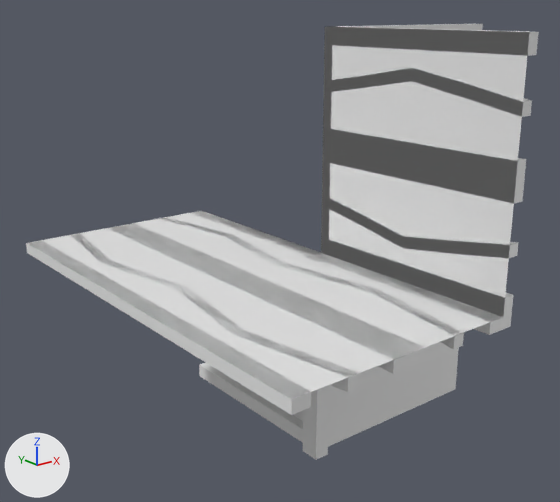
An edit to the OBJ model Data/bmc/tiles/t_078.obj, drawn before and after from the same camera.
Before and after are seen from a 50 mm lens placed at (-1.14, -1.273, 0.537), pointed at (-0.073, 0.06, 0.004). Arrows for +X, +Y and +Z are at lower left; the lights stay in place. Where no turn or scale is listed for an object, it has been applied to the vertices.

In view in the first picture: 't_078'.
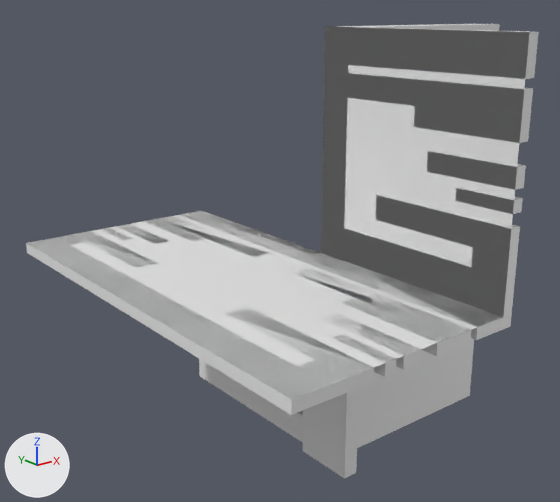
Where the change shows, as pixel boxes (x1, y1, x2, y2) in the pictures (560 x 502 px; the box of a moved part takes in the faces that stretch with it):
't_078', reshaped
    before: (26, 24, 539, 460)
    after: (26, 24, 539, 478)
part 1 of me_t_078, added
    after: (427, 151, 526, 190)
part 2 of me_t_078, added
    after: (456, 188, 523, 214)
part 3 of me_t_078, added
    after: (103, 228, 133, 240)
part 4 of me_t_078, added
    after: (333, 334, 396, 377)
part 5 of me_t_078, added
    after: (116, 224, 168, 244)
part 6 of me_t_078, added
    after: (323, 314, 421, 370)
part 7 of me_t_078, rebuilt (42% narrower, 34% shorter)
    before: (160, 217, 464, 349)
    after: (295, 269, 471, 356)
part 8 of me_t_078, rebuilt (10% narrower, 42% taller)
    before: (324, 68, 532, 117)
    after: (346, 73, 533, 143)
part 9 of me_t_078, added
    after: (144, 216, 269, 257)
part 10 of me_t_078, deleted
    before: (323, 128, 526, 203)
part 11 of me_t_078, moved or reshaped
    before: (27, 24, 539, 460)
    after: (27, 24, 539, 478)

The change in detail:
me_t_078 is used by ob_t_078; location (0.0, 0.0, 0.0).
me_t_078 had 261 vertices, 515 faces and spanned x -0.5..0.5, y -0.5..0.5, z -0.5..0.5.
me_t_078 now has 235 vertices, 421 faces and spans x -0.5..0.5, y -0.5..0.5, z -0.5..0.5.
me_t_078 part 1: a new loose piece, a box spanning x 0.0..0.025, y -0.5..-0.3, z 0.237..0.277.
me_t_078 part 2: a new loose piece, a box spanning x 0.0..0.025, y -0.5..-0.374, z 0.193..0.218.
me_t_078 part 3: a new loose piece, a box spanning x -0.307..-0.282, y 0.374..0.5, z -0.025..0.0.
me_t_078 part 4: a new loose piece, a box spanning x -0.307..-0.282, y -0.5..-0.374, z -0.025..0.0.
me_t_078 part 5: a new loose piece, a box spanning x -0.263..-0.223, y 0.3..0.5, z -0.025..0.0.
me_t_078 part 6: a new loose piece, a box spanning x -0.263..-0.223, y -0.5..-0.3, z -0.025..0.0.
me_t_078 part 7: the loose piece of 36 vertices spanning x -0.138..-0.071, y -0.5..0.5, z -0.025..0.0 is rebuilt with 14 vertices and now spans x -0.182..-0.092, y -0.5..-0.071, z -0.025..0.0.
me_t_078 part 8: the loose piece of 20 vertices spanning x 0.0..0.025, y -0.5..0.0, z 0.363..0.429 is rebuilt with 14 vertices and now spans x 0.0..0.025, y -0.5..-0.071, z 0.318..0.408.
me_t_078 part 9: a new loose piece of 14 vertices spanning x -0.182..-0.092, y 0.071..0.5, z -0.025..0.0.
me_t_078 part 10: the loose piece of 12 vertices spanning x 0.0..0.025, y -0.5..0.0, z 0.213..0.288 is deleted.
me_t_078 part 11: 133 vertices removed from x -0.463..0.5, y -0.5..0.5, z -0.5..0.5; 87 vertices added at x -0.425..0.5, y -0.5..0.5, z -0.5..0.5.
